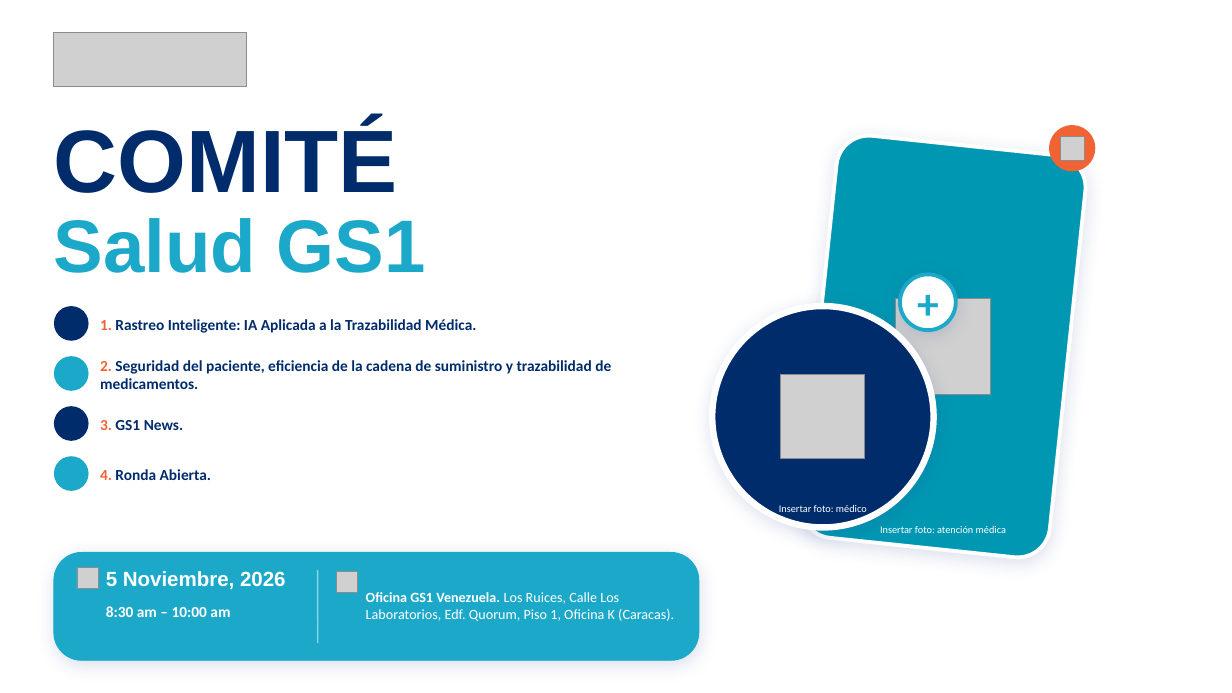
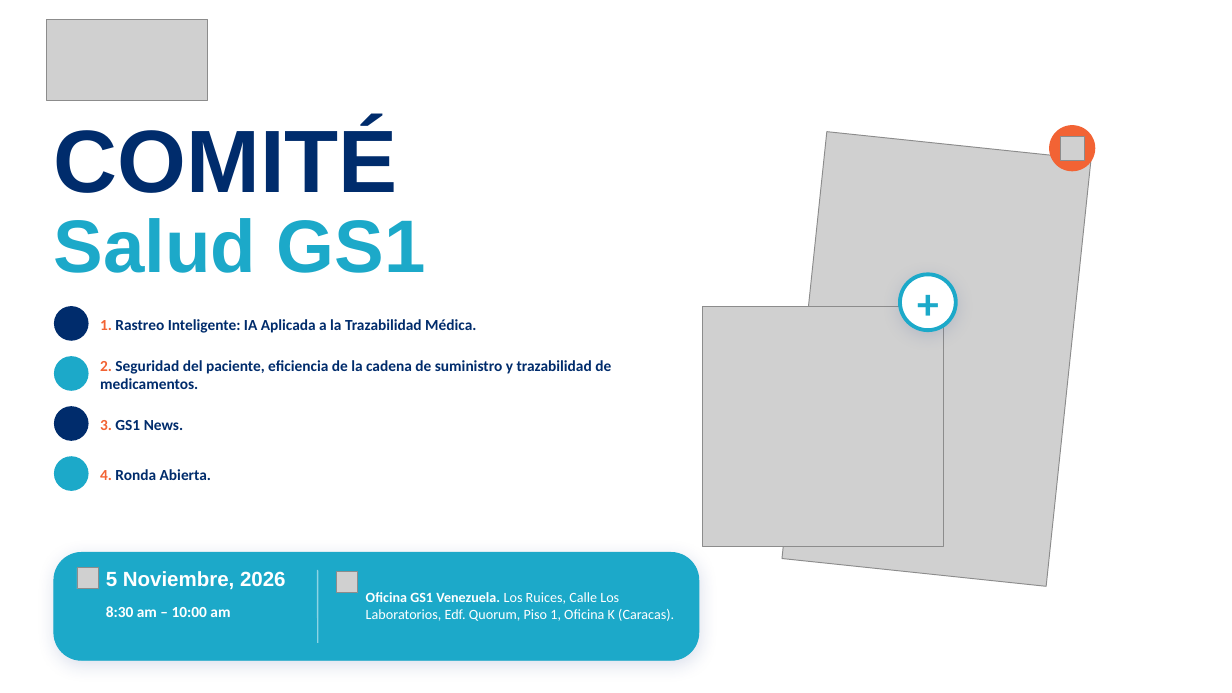
Before and after one commit to solicituddecodigogs1-collab/Gs1-clasificacion-gpc, a slide deck: slide 1 of presentaciones/comite-salud-gs1/Comite-Salud-GS1-Agenda.pptx. Drawn at 1232x693 pixels with LibreOffice and Linux fonts; fonts in the diff are those of the drawing; grey boxes stand for pictures; background and template pictures are left out. Boxes give left, top, right and bottom in pixels: in the first picture for what was removed or moved away, otherwise in the second. Text is boxed around its words. In the diff, an @@ line names an element or a change of style, - is before the commit and + after.

```diff
--- a/presentaciones/comite-salud-gs1/Comite-Salud-GS1-Agenda.pptx
+++ b/presentaciones/comite-salud-gs1/Comite-Salud-GS1-Agenda.pptx
@@ picture resized from (x1=54, y1=32, x2=246, y2=86) to (x1=46, y1=19, x2=208, y2=101) @@
@@ picture added at (x1=782, y1=131, x2=1092, y2=587) @@
@@ rounded rectangle removed at (x1=797, y1=132, x2=1089, y2=561) @@
@@ picture removed at (x1=896, y1=299, x2=991, y2=395) @@
@@ picture added at (x1=702, y1=306, x2=943, y2=546) @@
@@ ellipse removed at (x1=713, y1=306, x2=934, y2=528) @@
@@ picture removed at (x1=781, y1=375, x2=865, y2=459) @@
@@ text removed at (x1=779, y1=505, x2=867, y2=516) @@
-Insertar foto: médico
@@ text removed at (x1=880, y1=526, x2=1006, y2=533) @@
-Insertar foto: atención médica
```
Also in this commit, not shown: 2 other slides changed, 5 other files.
